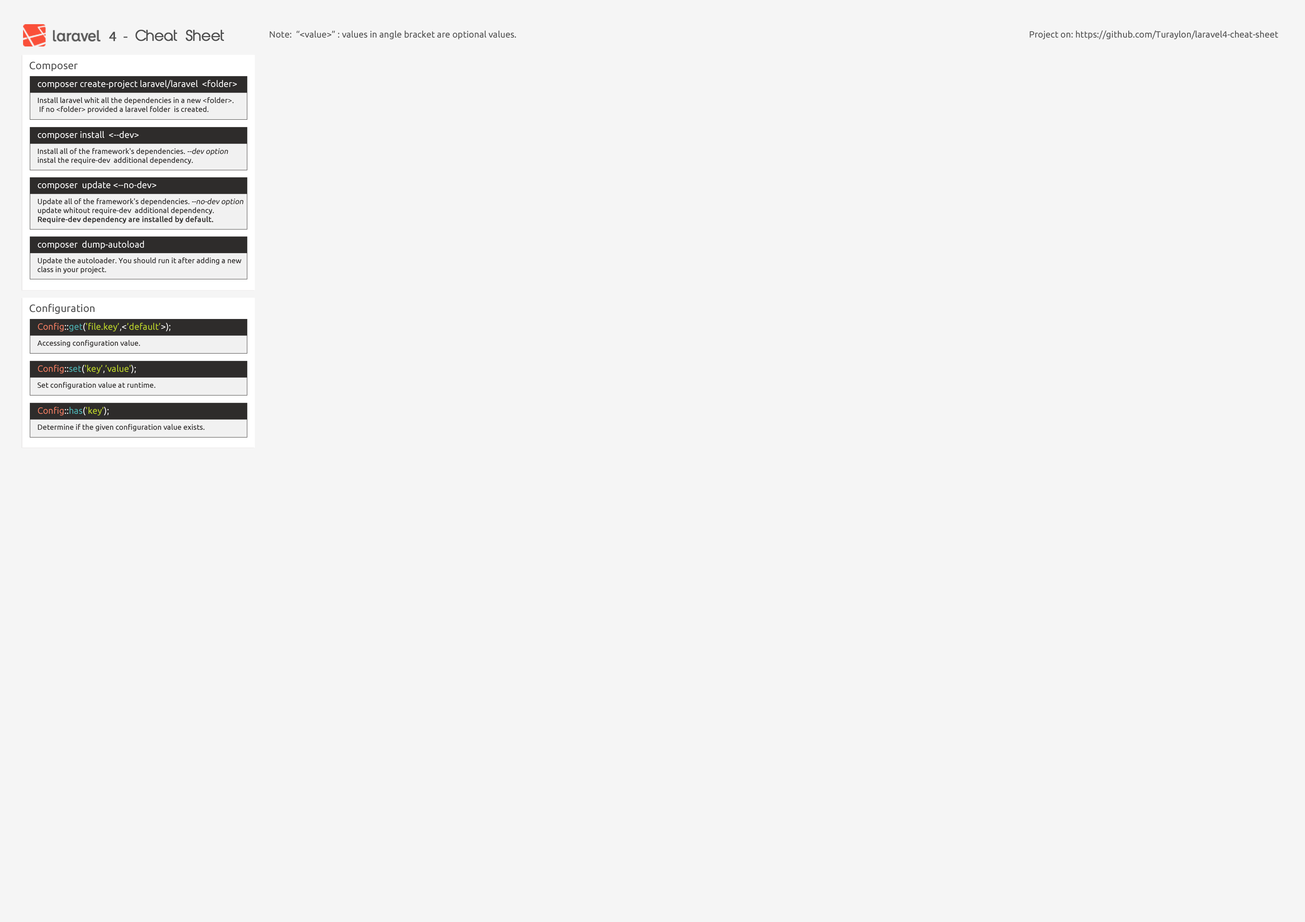
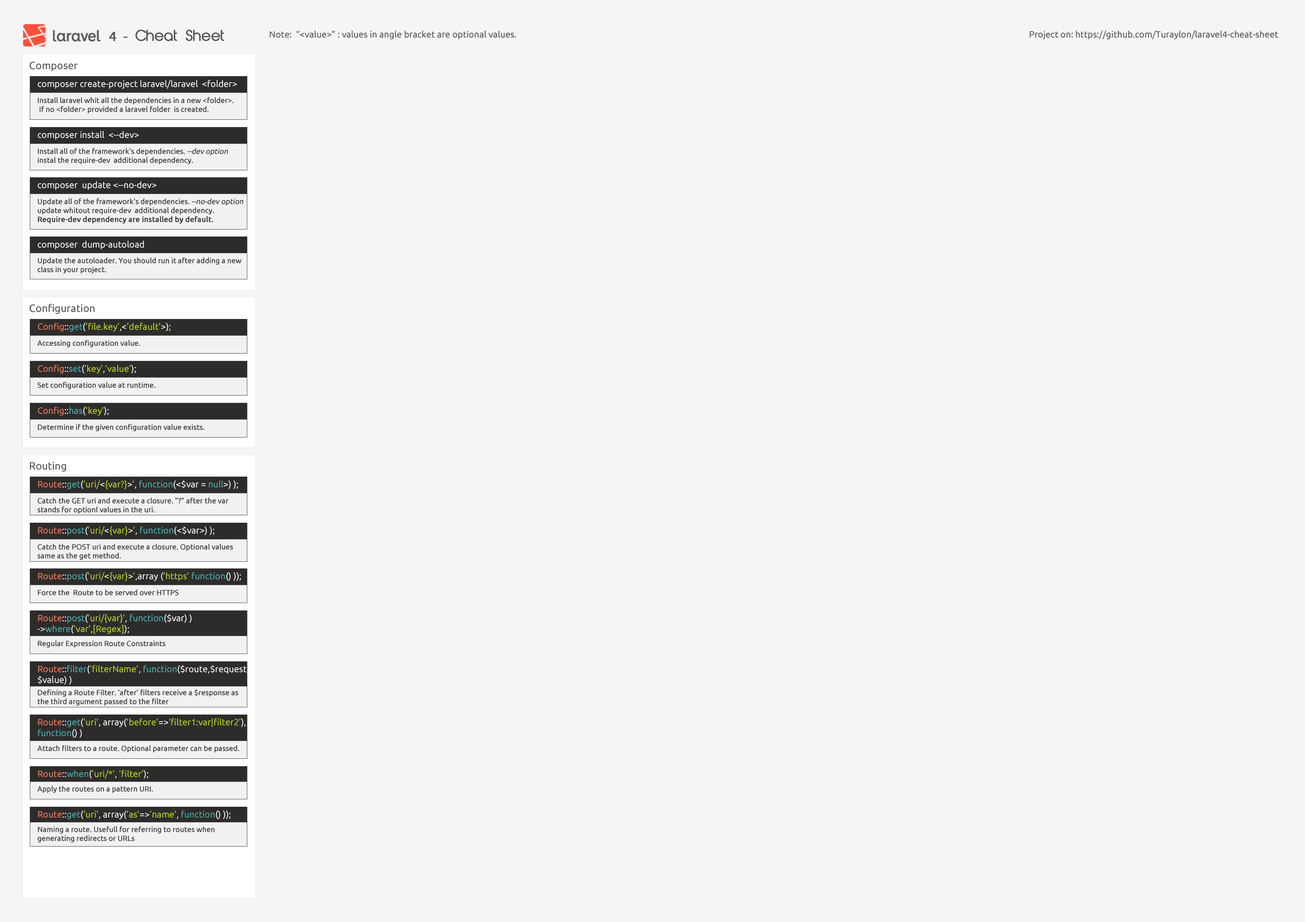
Two versions of the same layered image (1305px x 922px). Layer-by-layer changes:
added group "Routing" (1st of 2) with 42 layers above "Configuration" over [22, 455, 255, 899]
added group "ruote on pattern copia" with 4 layers in group "Routing" over [29, 807, 248, 847]
added layer "desc bg" (1st of 15, in "Routing" › "ruote on pattern copia") in group "ruote on pattern copia" over [29, 821, 248, 847]
added group "ruote on pattern" with 4 layers in group "Routing" over [29, 766, 248, 800]
added group "attach filter" with 4 layers in group "Routing" over [29, 714, 248, 760]
added layer "code bg" (3rd of 15, in "Routing" › "attach filter") in group "attach filter" over [29, 714, 248, 742]
added group "define filter" with 4 layers in group "Routing" over [29, 661, 249, 708]
added layer "Route::filter('filterName’, function($route,$request, $value) )" in group "define filter" over [37, 665, 249, 686]
added layer "code bg" (4th of 15, in "Routing" › "define filter") in group "define filter" over [29, 661, 248, 687]
added layer "desc bg" (4th of 15, in "Routing" › "define filter") in group "define filter" over [29, 684, 248, 708]
added group "Regex Constraints" with 4 layers in group "Routing" over [29, 610, 248, 655]
added layer "code bg" (5th of 15, in "Routing" › "Regex Constraints") in group "Regex Constraints" over [29, 610, 248, 637]
added group "force https" with 4 layers in group "Routing" over [29, 568, 248, 604]
added group "post" with 4 layers in group "Routing" over [29, 522, 248, 562]
added layer "desc bg" (7th of 15, in "Routing" › "post") in group "post" over [29, 538, 248, 562]
added group "get" (1st of 2, in "Routing") with 4 layers in group "Routing" over [29, 476, 248, 516]
added layer "desc bg" (8th of 15, in "Routing" › "get") in group "get" over [29, 492, 248, 516]
added layer "box" (1st of 3, in "Routing") in group "Routing" over [22, 455, 255, 899]
…and 25 more changes (25 added)
